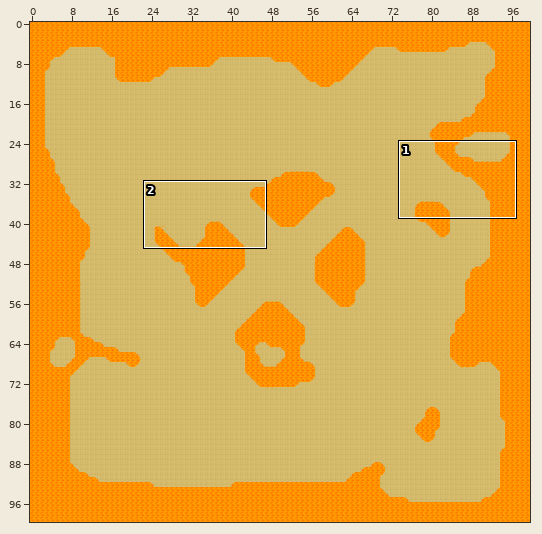
Tiled map: res/map.tmx. The picture above shows the old version from afar; the outline marks the close-up.
Close-up. Before:
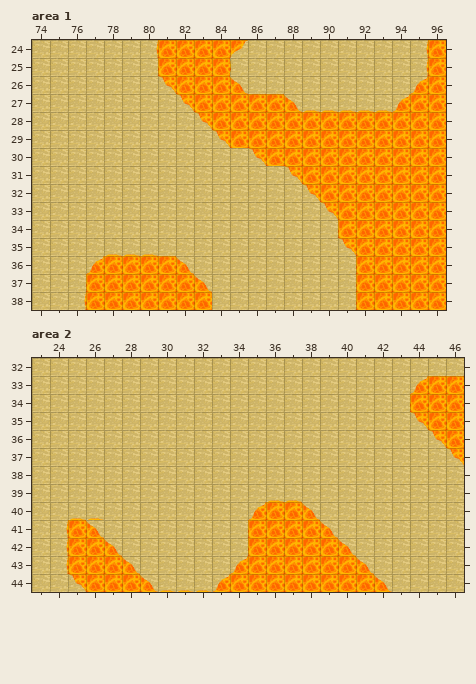
Cells are 32x32 px. Shown: area 1 x 74..96, y 24..38; area 2 x 23..46, y 32..44. The commit also changed other parts of the map, which this record leaves out.
New version:
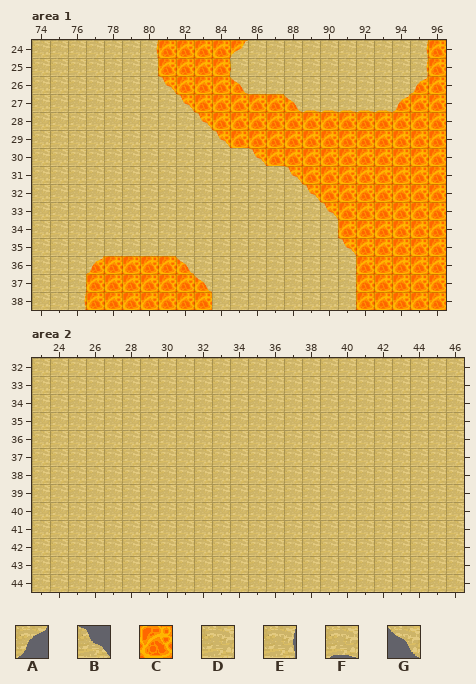
Key: from "Tiles": A 2, B 5, C 8, D 10, E 11, F 14, G 15.
_ is an empty cell, . an unchanged one.
The edit:
--- layer "Края", area 1
@@ x 78..80 @@
-35 FFF
+35 DDD
--- layer "ЛаваЗемля", area 2
@@ x 44..46 @@
-33 CCC
-34 CCC
-35 CCC
-36 .CC
-37 ..C
+33 DDD
+34 DDD
+35 DDD
+36 .DD
+37 ..D
@@ x 24..42 @@
-39 ............CC.....
-40 .CC........CCCC....
-41 CCC........CCCCC...
-42 CCCC.......CCCCCC..
-43 CCCCC.....CCCCCCCC.
-44 .CCCCCCCCCCCCCCCCCC
+39 ............DD.....
+40 .DD........DDDD....
+41 DDD........DDDDD...
+42 DDDD.......DDDDDD..
+43 DDDDD.....DDDDDDDD.
+44 .DDDDDDDDDDDDDDDDDD
--- layer "Края", area 2
@@ x 44..44 @@
-33 A
+33 _
@@ x 44..46 @@
-35 B..
-36 .B.
-37 ..B
+35 _..
+36 ._.
+37 .._
@@ x 24..42 @@
-39 ............FF.....
-40 .FF........A..G....
-41 E.G............G...
-42 E..G............G..
-43 E...G.....A......G.
-44 .B...GFFFA........G
+39 ............__.....
+40 .__........_.._....
+41 _._............_...
+42 _.._............_..
+43 _..._....._......_.
+44 ._..._____........_
